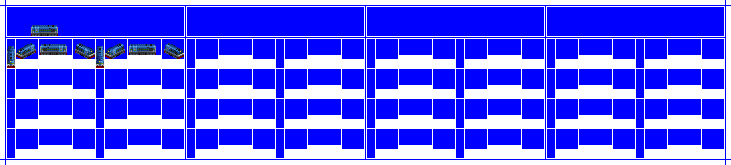
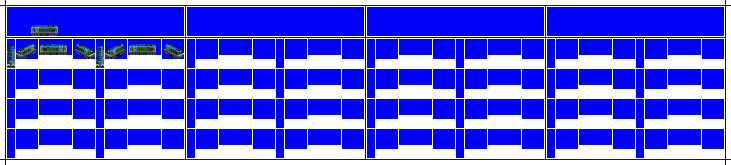
Comparing the layer stacks of the two w=731, h=165 images. Changes:
removed layer "BLACK copy" over [7, 28, 184, 68]
added layer "CC2 copy" above "Liv32" over [7, 28, 184, 68]